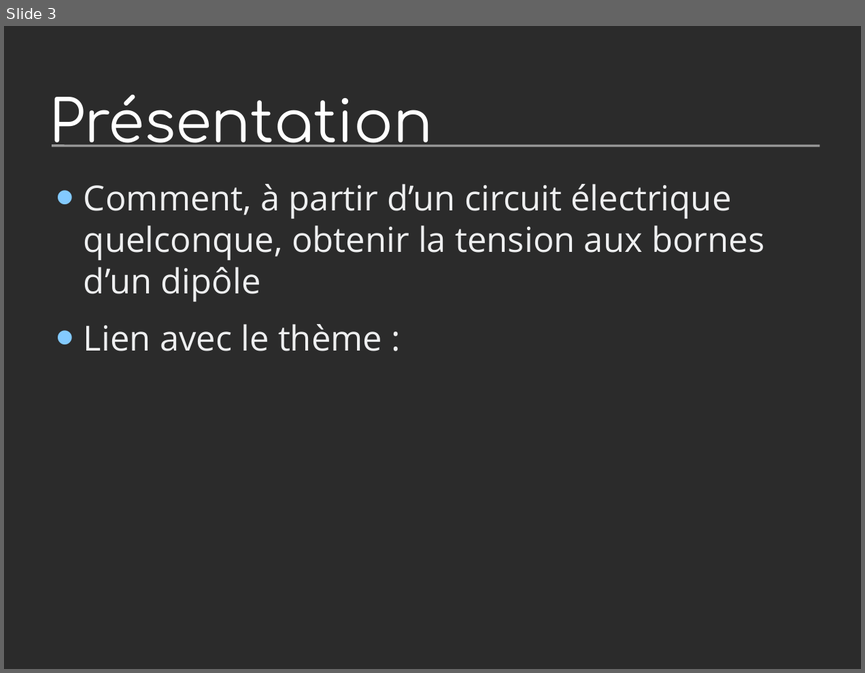
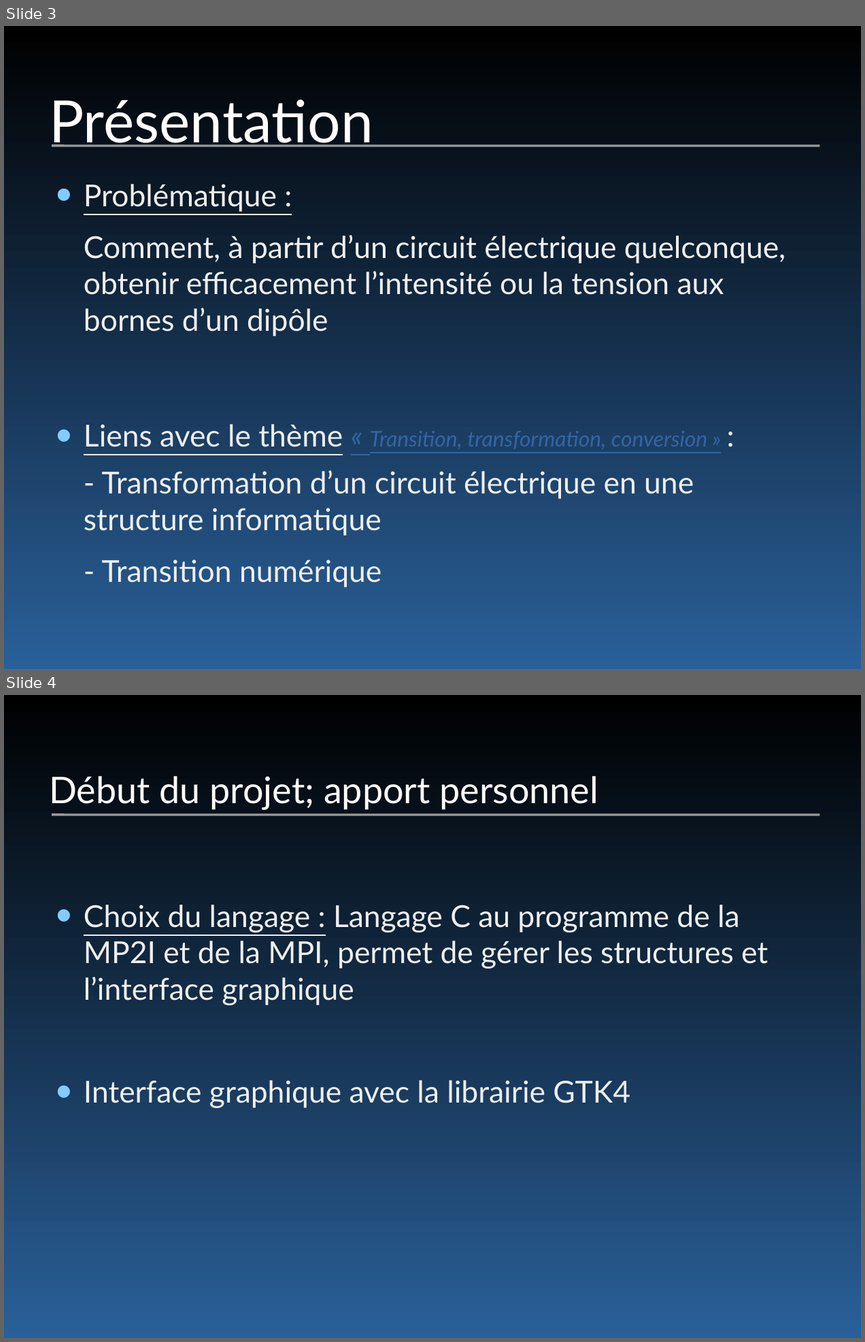
Before and after one commit to JulesJux/TIPE, a slide deck: journal_de_bord/diapofinal.odp. Shown one above the other, each under a label of ours: slide 3 before the commit, slides 3 and 4 after it. The pictures are 865x673 and 865x1342 pixels, drawn with LibreOffice and Linux fonts; fonts in the diff are those of the drawing; background and template pictures are left out; a plain dark background stands for a picture behind light text. Boxes give left, top, right and bottom in pixels: in the first picture for what was removed or moved away, otherwise in the second. Text is boxed around its words. In the diff, an @@ line names an element or a change of style, - is before the commit and + after.

```diff
--- a/journal_de_bord/diapofinal.odp
+++ b/journal_de_bord/diapofinal.odp
@@ slide 4 added at <box>4,695,861,1338</box>, background gradient #000000 to #2A6099; not listed: 1 template element that a slide beside it also shows @@
@@ title added at <box>49,776,598,810</box>, 34 pt, text #FFFFFF @@
+Début du projet; apport personnel
@@ text added at <box>84,904,768,1108</box>, 28 pt, text #EEEFF0 @@
+• Choix du langage : Langage C au programme de la MP2I et de la MPI, permet de gérer les structures et l’interface graphique
+• Interface graphique avec la librairie GTK4
@@ slide 3 changed as well @@
@@ background picture (left out) to gradient #000000 to #2A6099 @@
@@ title "Présentation" at <box>49,99,373,147</box>: font Comfortaa to Lato @@
@@ text at <box>84,184,785,587</box>: text changed; size 32 to 28 pt; font Open Sans to Lato @@
-• Comment, à partir d’un circuit électrique quelconque, obtenir la tension aux bornes d’un dipôle
-• Lien avec le thème :
+• Problématique :
+Comment, à partir d’un circuit électrique quelconque, obtenir efficacement l’intensité ou la tension aux bornes d’un dipôle
+• Liens avec le thème « Transition, transformation, conversion » :
+- Transformation d’un circuit électrique en une structure informatique
+- Transition numérique
```
Also in this commit, not shown: 2 other slides changed, 7 other slides added, 4 slides removed, 15 other files.
